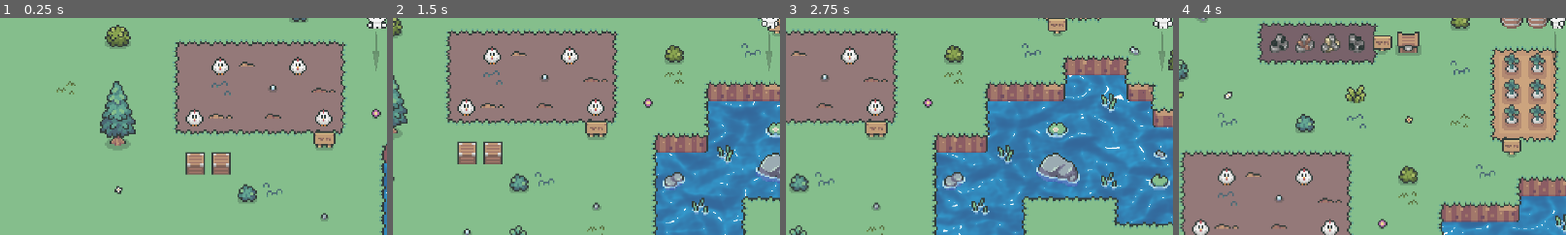
Above: before the commit, frames 1-4 (left to right).
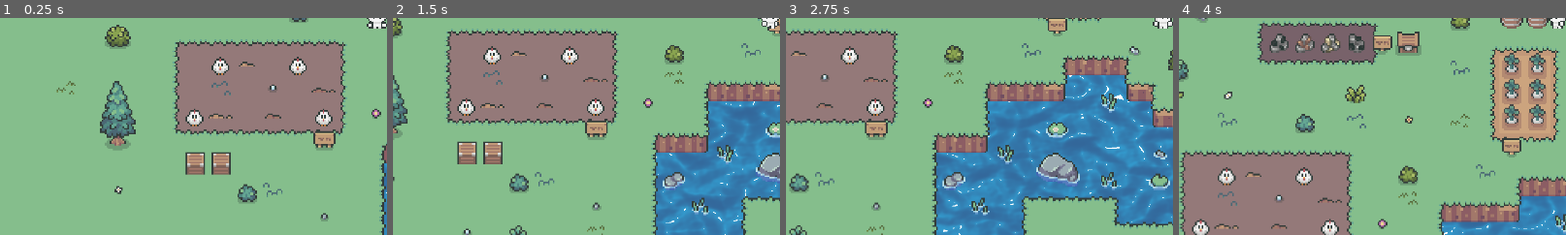
Above: after the commit, the same moments.

Repository: Lord-of-Madness/GameJam2024
Game: Godot game, scene res://Scenes/main_game.tscn
Two runs of this game, one before a commit and one after it. Both use one fixed random seed, a clock stepped at 60 frames per second and the inputs below. The engine's default icon, where the game draws it, is replaced by a stand-in: a white triangle on a blue panel in a dark square.
Inputs (mouse positions are % of the whole screen's width and height, from its top left):
- Up to frame 1 (0.25 s): no input
- Up to frame 2 (1.5 s): move the mouse to (72, 45) at 0.52 s; hold D (right) 0.53-1.28 s; hold Right mouse button (Aim) 0.53-1.28 s; move the mouse to (30, 55) at 1.27 s; hold S (down) from 1.28 s (still down); right-click (30, 55) at 1.35 s
- Up to frame 3 (2.75 s): move the mouse to (60, 28) at 2.02 s; release S (down) at 2.03 s; hold D (right) from 2.03 s (still down); hold Right mouse button (Aim) from 2.03 s (still down)
- Up to frame 4 (4 s): move the mouse to (45, 70) at 2.77 s; release D (right) at 2.78 s; release Right mouse button (Aim) at 2.78 s; hold W (up) 2.78-3.53 s; right-click (45, 70) at 2.85 s; move the mouse to (80, 65) at 3.52 s; hold A (left) from 3.53 s (still down); hold Right mouse button (Aim) from 3.53 s (still down)
The pictures show only the part of the screen within x 1-51%, y 50-100%; the shares and areas given below are measured in that part.

The runs differ from the first frame. In frame 1, 0.1% of the frame differs, in the area x 96-98%, y 6-25%; in frame 2, 0.1%; in frame 3, 0.1%; in frame 4, 0.1%.

Commit message:
We are aiming now

Diff:
--- a/Characters/Base_character.tscn
+++ b/Characters/Base_character.tscn
@@ -445,7 +445,7 @@
 
 [node name="AnimatedSprite2D" type="AnimatedSprite2D" parent="."]
 sprite_frames = SubResource("SpriteFrames_3ysjt")
-animation = &"Death_right"
+animation = &"Death"
 
 [node name="CollisionShape2D" type="CollisionShape2D" parent="."]
 position = Vector2(-0.5, 4.5)
@@ -466,7 +466,8 @@
 
 [node name="Sprite2D" type="Sprite2D" parent="ArrowBase"]
 modulate = Color(0.301961, 0.301961, 0.301961, 0.278431)
-position = Vector2(-1, 21)
+position = Vector2(-22, -1.63425e-13)
+rotation = 1.5708
 scale = Vector2(0.3125, 1.75)
 texture = ExtResource("6_2uogp")
 region_enabled = true
--- a/Scripts/character_movement.gd
+++ b/Scripts/character_movement.gd
@@ -21,10 +21,16 @@
 
 func _ready() -> void:
 	Health = MaxHP
+	arrowbase.visible = false
 
 
-#func _unhandled_input(event: InputEvent) -> void:
-	#if(event.is_action_pressed())
+func _unhandled_input(event: InputEvent) -> void:
+	if (event is InputEventMouseMotion):
+		arrowbase.rotation = get_global_mouse_position().angle_to_point(position)
+	if(event.is_action_pressed("Aim")):
+		arrowbase.visible = true
+	if(event.is_action_released("Aim")):
+		arrowbase.visible = false
 
 func _physics_process(delta: float) -> void:
 	if is_alive:
